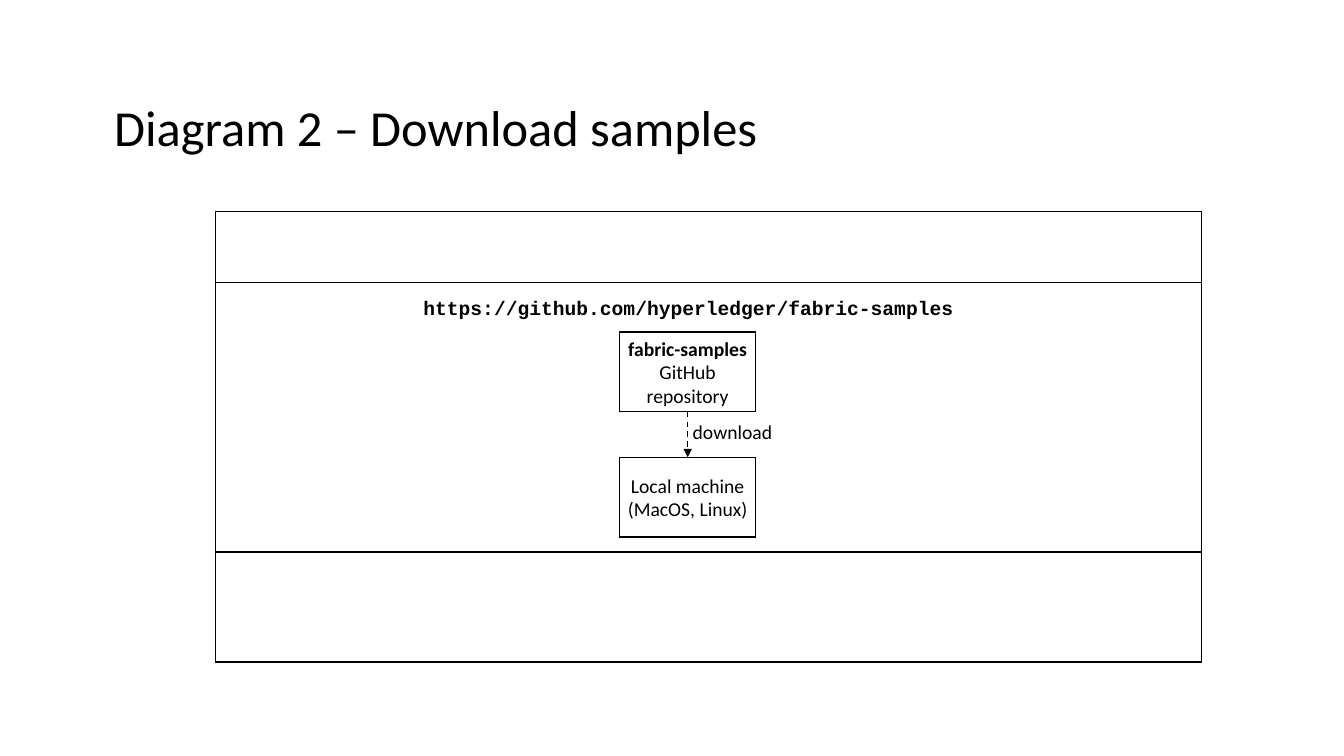
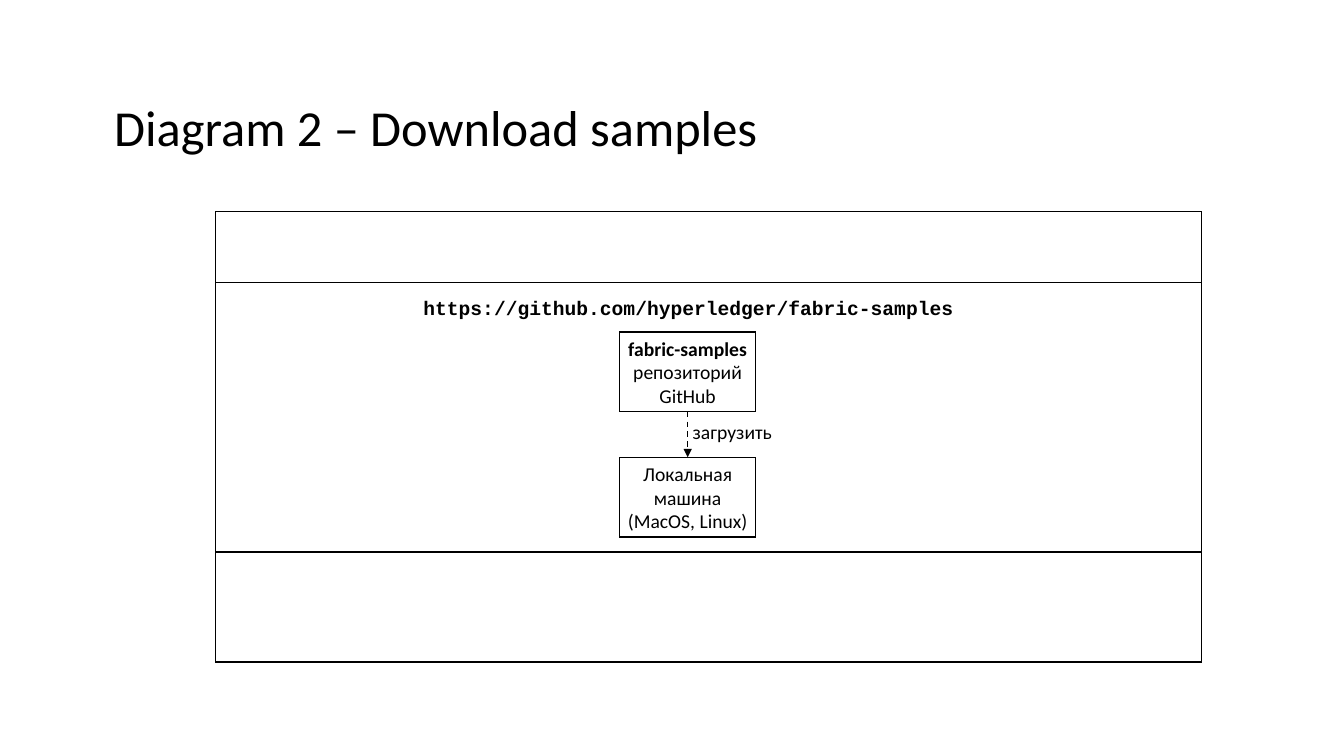
Before and after one commit to hyperledger/fabric-docs-i18n, a slide deck: slide 7 of docs/locale/ru_RU/source/tutorial/diagrams.pptx. Drawn at 1344x756 pixels with LibreOffice and Linux fonts; fonts in the diff are those of the drawing. Boxes give left, top, right and bottom in pixels: in the first picture for what was removed or moved away, otherwise in the second. Text is boxed around its words. In the diff, an @@ line names an element or a change of style, - is before the commit and + after.

```diff
--- a/docs/locale/ru_RU/source/tutorial/diagrams.pptx
+++ b/docs/locale/ru_RU/source/tutorial/diagrams.pptx
@@ text in rectangle at <box>633,365,742,403</box>: text changed @@
-GitHub repository
+репозиторий GitHub
@@ text at <box>693,429,772,442</box>: text changed @@
-download
+загрузить
@@ text in rectangle at <box>643,468,732,505</box>: text changed @@
-Local machine
+Локальная машина
```
Also in this commit, not shown: 11 other slides changed, 12 other files.
